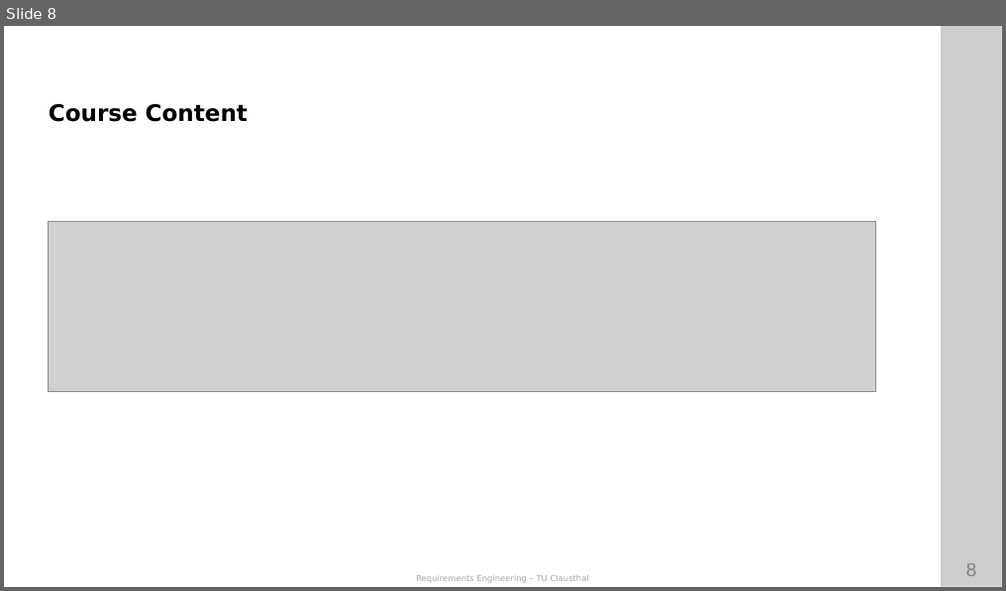
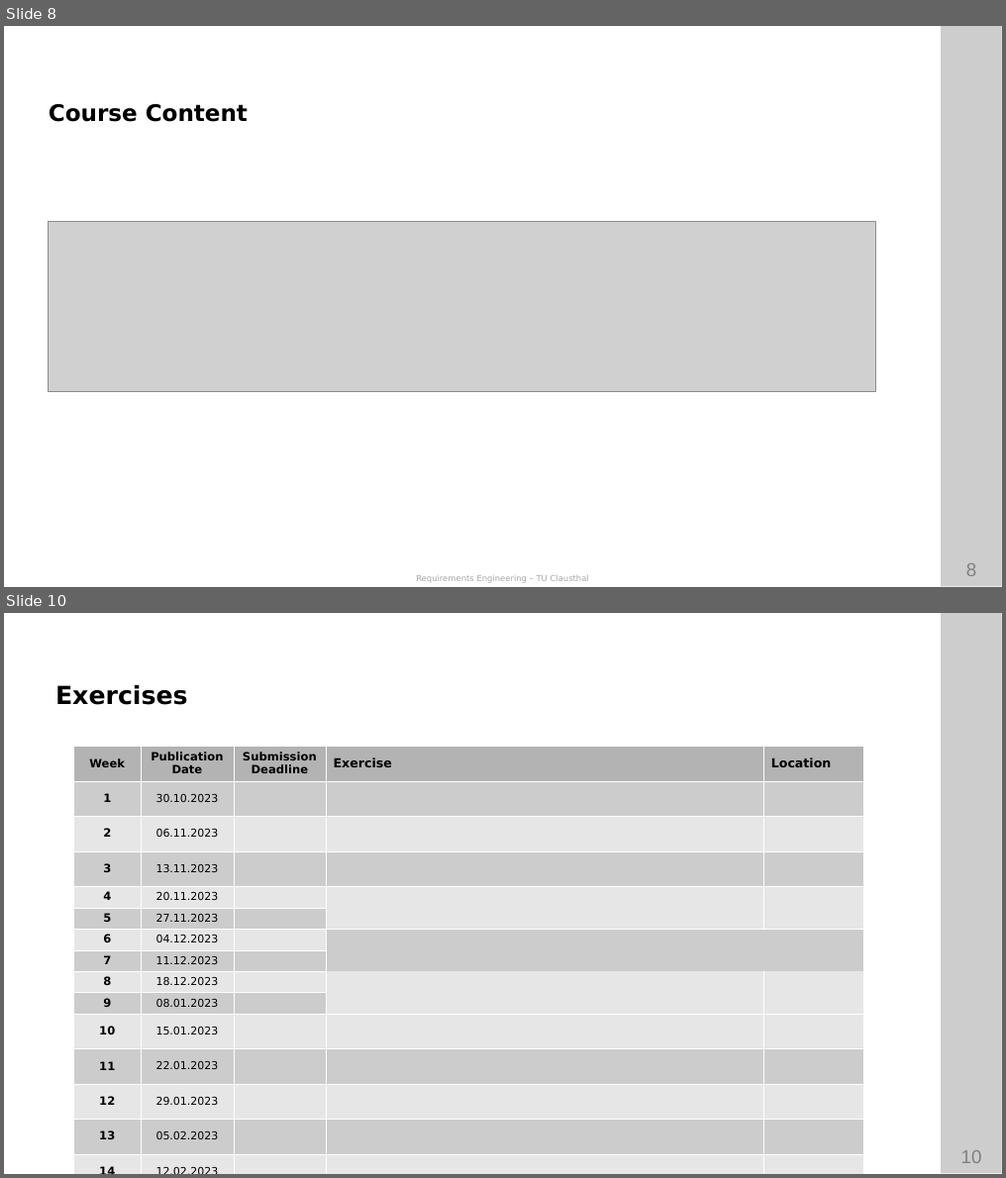
Before and after one commit to ETCE-LAB/teaching-material, a slide deck: Requirements-Engineering/RE-L00-Organization.pptx. Shown one above the other, each under a label of ours: slide 8 before the commit, slides 8 and 10 after it; the slides between them are not shown. The pictures are 1006x591 and 1006x1178 pixels, drawn with LibreOffice and Linux fonts; fonts in the diff are those of the drawing; grey boxes stand for pictures; background and template pictures are left out. Boxes give left, top, right and bottom in pixels: in the first picture for what was removed or moved away, otherwise in the second. Text is boxed around its words. In the diff, an @@ line names an element or a change of style, - is before the commit and + after.

```diff
--- a/Requirements-Engineering/RE-L00-Organization.pptx
+++ b/Requirements-Engineering/RE-L00-Organization.pptx
@@ slide 10 added at box(4, 613, 1002, 1174), background #FFFFFF; not listed: 4 template elements that a slide beside it also shows @@
@@ text added at box(55, 685, 188, 705), 24 pt, text #000000, bold @@
+Exercises
@@ table added at box(73, 747, 864, 1144), 16 rows, 5 columns @@
+Week | PublicationDate | Submission Deadline | Exercise | Location
+1 | 30.10.2023 |  |  | 
+2 | 06.11.2023 |  |  | 
+3 | 13.11.2023 |  |  | 
+4 | 20.11.2023 |  |  | 
+5 | 27.11.2023 |  |  | 
+6 | 04.12.2023 |  |  | 
+7 | 11.12.2023 |  |  | 
+8 | 18.12.2023 |  |  | 
+9 | 08.01.2023 |  |  | 
+10 | 15.01.2023 |  |  | 
+11 | 22.01.2023 |  |  | 
+12 | 29.01.2023 |  |  | 
+13 | 05.02.2023 |  |  | 
+14 | 12.02.2023 |  |  | 
+15 | 26.02.2023 |  |  | 
```
Also in this commit, not shown: 1 slide changed, 1 slide removed.
